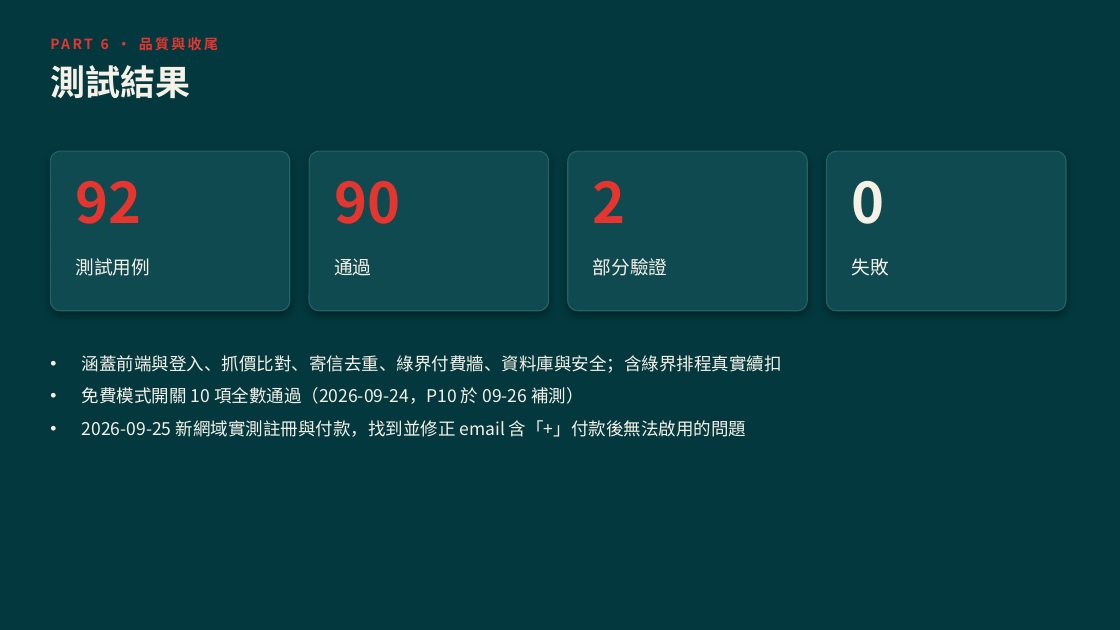
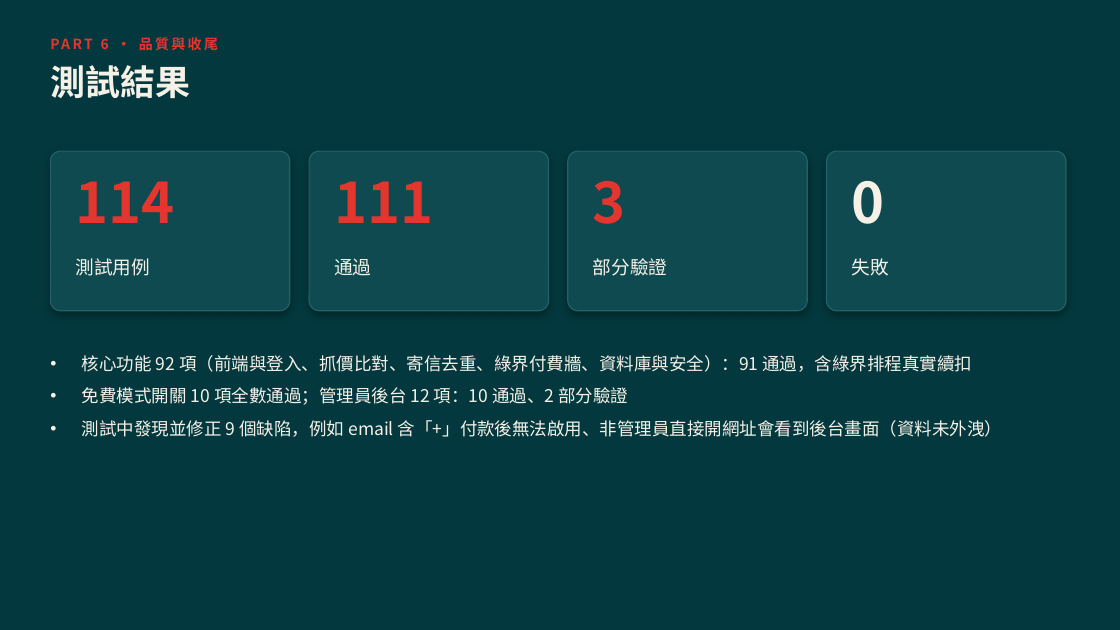
Before and after one commit to hot5656/fare-finder-pro, a slide deck: slide 25 of docs/flight-price-notifier_v1.1_system_2026_0926.pptx. Drawn at 1120x630 pixels with LibreOffice and Linux fonts; fonts in the diff are those of the drawing. Boxes give left, top, right and bottom in pixels: in the first picture for what was removed or moved away, otherwise in the second. Text is boxed around its words. In the diff, an @@ line names an element or a change of style, - is before the commit and + after.

```diff
--- a/docs/flight-price-notifier_v1.1_system_2026_0926.pptx
+++ b/docs/flight-price-notifier_v1.1_system_2026_0926.pptx
@@ text at bbox=[76, 181, 175, 223]: text changed @@
-92
+114
@@ text at bbox=[334, 181, 433, 223]: text changed @@
-90
+111
@@ text at bbox=[593, 181, 626, 224]: text changed @@
-2
+3
@@ text at bbox=[82, 355, 1003, 437]: text changed @@
-• 涵蓋前端與登入、抓價比對、寄信去重、綠界付費牆、資料庫與安全；含綠界排程真實續扣
-• 免費模式開關 10 項全數通過（2026-09-24，P10 於 09-26 補測）
-• 2026-09-25 新網域實測註冊與付款，找到並修正 email 含「+」付款後無法啟用的問題
+• 核心功能 92 項（前端與登入、抓價比對、寄信去重、綠界付費牆、資料庫與安全）：91 通過，含綠界排程真實續扣
+• 免費模式開關 10 項全數通過；管理員後台 12 項：10 通過、2 部分驗證
+• 測試中發現並修正 9 個缺陷，例如 email 含「+」付款後無法啟用、非管理員直接開網址會看到後台畫面（資料未外洩）
```
Also in this commit, not shown: 2 other slides changed, 4 other files.
